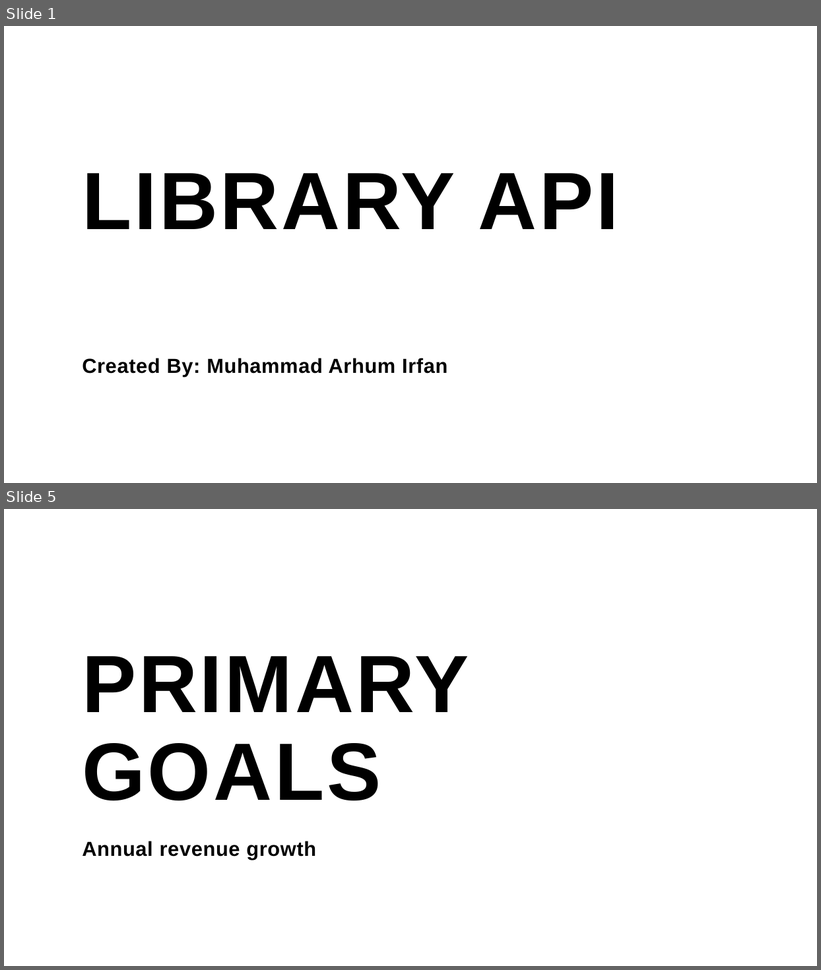
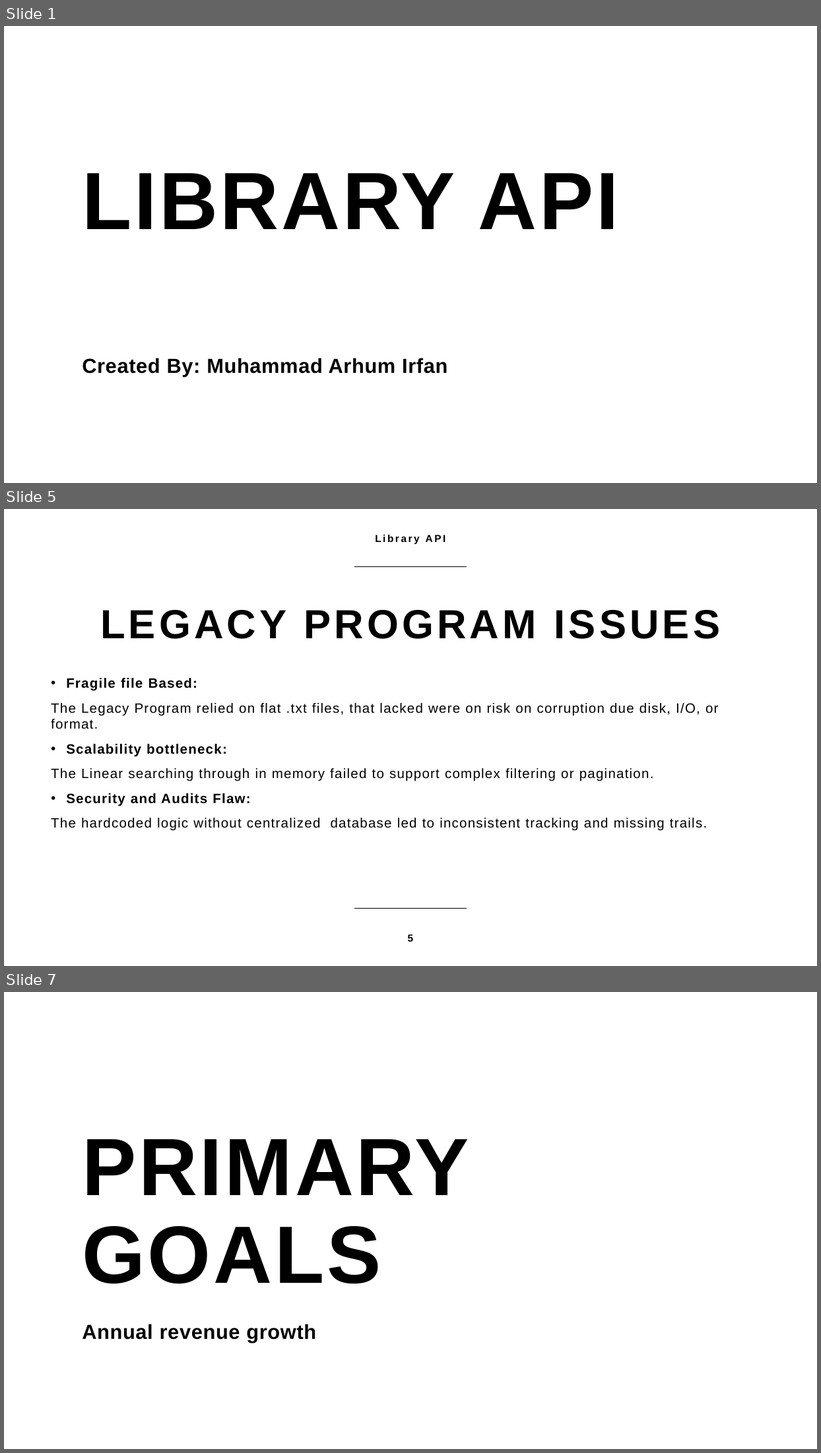
Before and after one commit to MArhumIrfan/Vantage_Intership, a slide deck: Library_API.pptx. Shown one above the other, each under a label of ours: slides 1 and 5 before the commit, slides 1, 5 and 7 after it; the slides between them are not shown. The pictures are 821x970 and 821x1453 pixels, drawn with LibreOffice and Linux fonts; fonts in the diff are those of the drawing; background and template pictures are left out. Boxes give left, top, right and bottom in pixels: in the first picture for what was removed or moved away, otherwise in the second. Text is boxed around its words. In the diff, an @@ line names an element or a change of style, - is before the commit and + after.

```diff
--- a/Library_API.pptx
+++ b/Library_API.pptx
@@ slide 5 added at <box>4,509,817,966</box>, background picture (left out) @@
@@ text added at <box>375,535,446,544</box>, 12 pt, text #000000, bold @@
+Library API
@@ line added from (354, 567) to (467, 567), #000000 1 pt @@
@@ title added at <box>100,610,720,639</box>, 48 pt, text #000000, bold @@
+LEGACY PROGRAM ISSUES
@@ text added at <box>51,678,718,831</box>, 16 pt, text #000000 @@
+• Fragile file Based:
+The Legacy Program relied on flat .txt files, that lacked were on risk on corruption due disk, I/O, or format.
+• Scalability bottleneck:
+The Linear searching through in memory failed to support complex filtering or pagination.
+• Security and Audits Flaw:
+The hardcoded logic without centralized database led to inconsistent tracking and missing trails.
@@ line added from (354, 909) to (467, 909), #000000 1 pt @@
@@ page number added at <box>408,935,414,942</box>, 12 pt, text #000000, bold @@
+5
@@ what was slide 5 is now slide 7 @@
```
Also in this commit, not shown: 3 slides changed, 1 other slide added, 2 other files.
